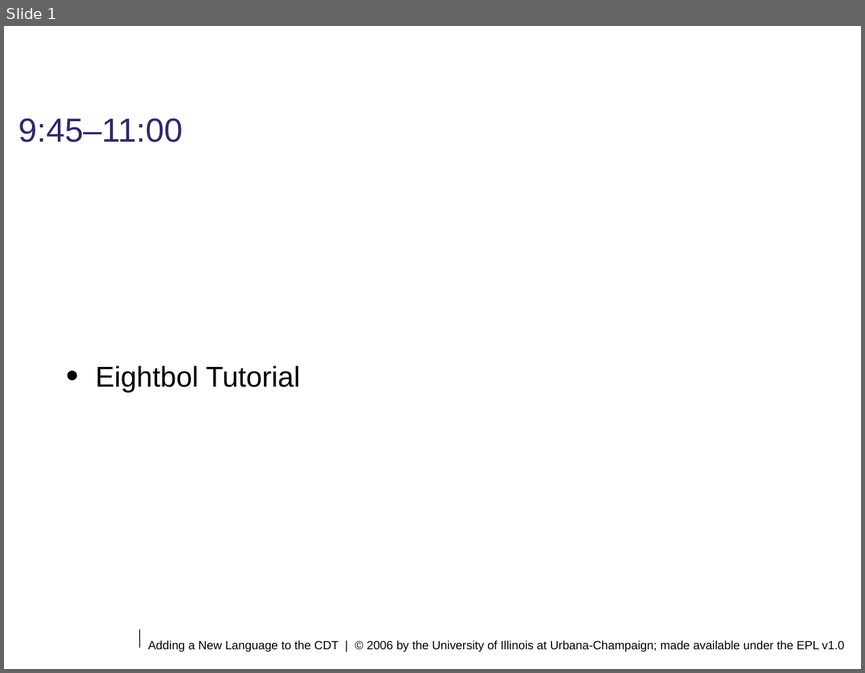
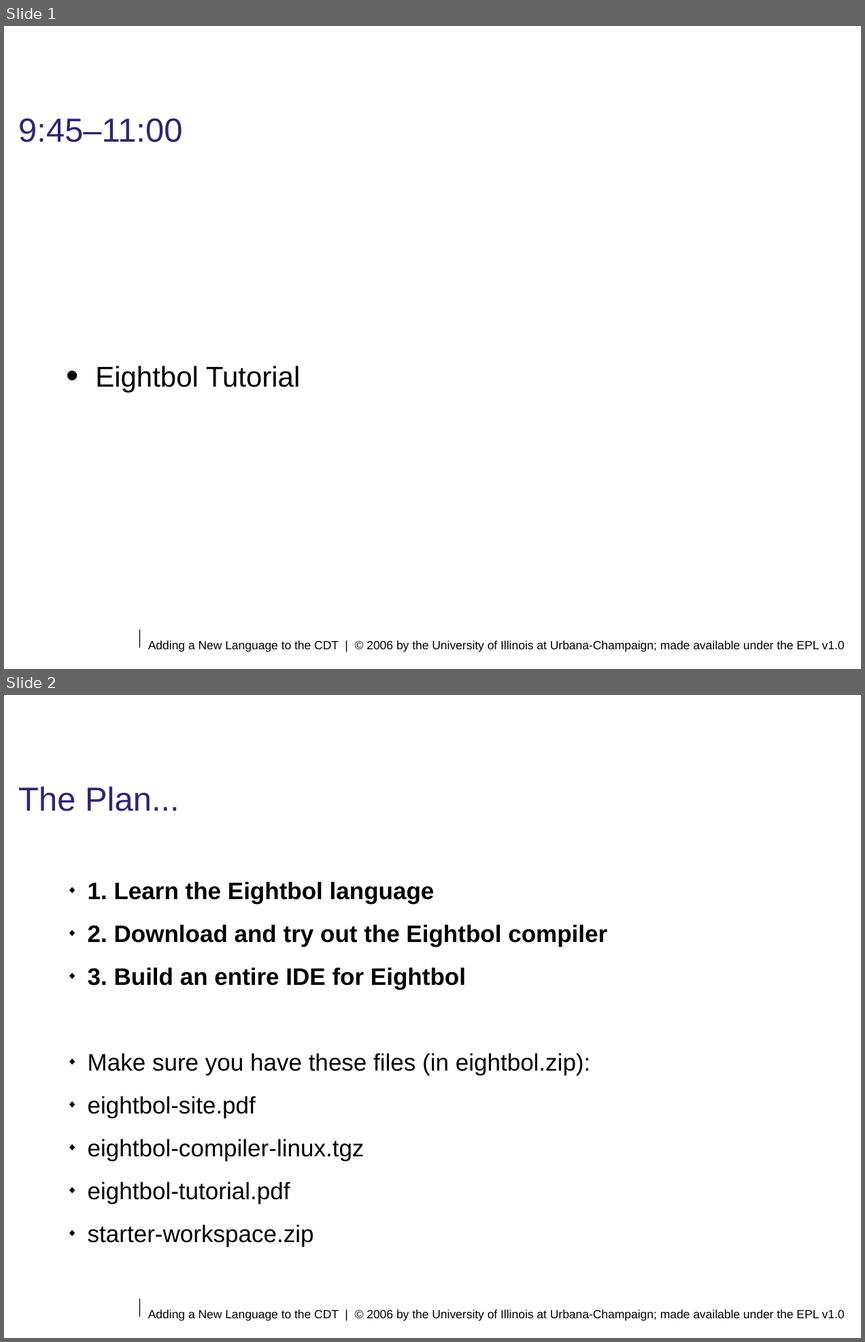
Before and after one commit to eclipse-ptp/ptp.photran, a slide deck: org.eclipse.photran-dev-docs/eclipsecon-2006/eightbol-tutorial.odp. Shown one above the other, each under a label of ours: slide 1 before the commit, slides 1 and 2 after it. The pictures are 865x673 and 865x1342 pixels, drawn with LibreOffice and Linux fonts; fonts in the diff are those of the drawing; background and template pictures are left out. Boxes give left, top, right and bottom in pixels: in the first picture for what was removed or moved away, otherwise in the second. Text is boxed around its words. In the diff, an @@ line names an element or a change of style, - is before the commit and + after.

```diff
--- a/org.eclipse.photran-dev-docs/eclipsecon-2006/eightbol-tutorial.odp
+++ b/org.eclipse.photran-dev-docs/eclipsecon-2006/eightbol-tutorial.odp
@@ slide 2 added at (x1=4, y1=695, x2=861, y2=1338), background #FFFFFF; not listed: 2 template elements that a slide beside it also shows @@
@@ title added at (x1=18, y1=786, x2=179, y2=811), 28 pt, text #2F2672 @@
+The Plan...
@@ text added at (x1=88, y1=881, x2=607, y2=1204), 20 pt, text #000000 @@
+◆ 1. Learn the Eightbol language
+◆ 2. Download and try out the Eightbol compiler
+◆ 3. Build an entire IDE for Eightbol
+◆ Make sure you have these files (in eightbol.zip):
+◆ eightbol-site.pdf
+◆ eightbol-compiler-linux.tgz
+◆ eightbol-tutorial.pdf
+◆ starter-workspace.zip
```
